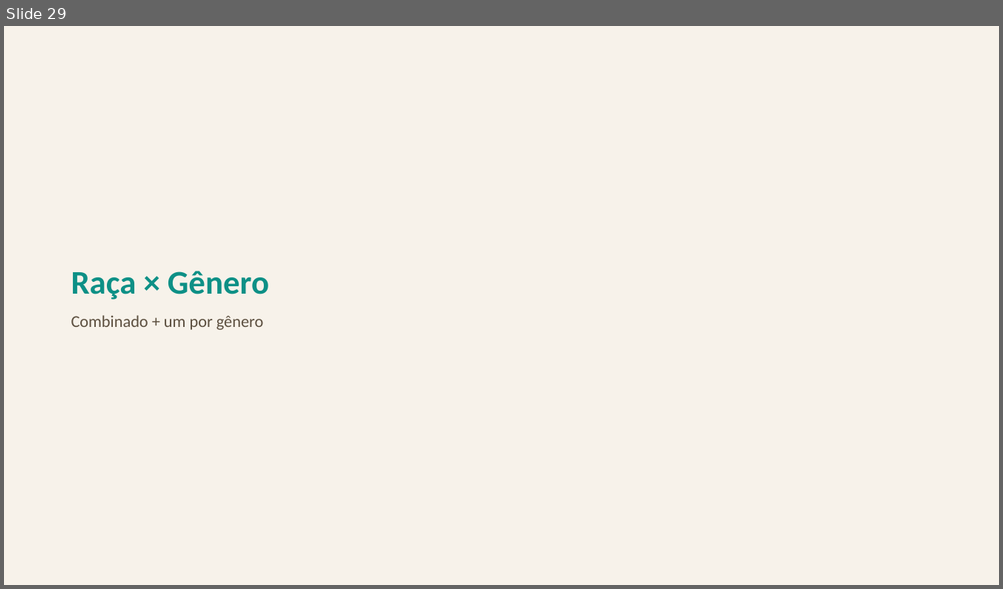
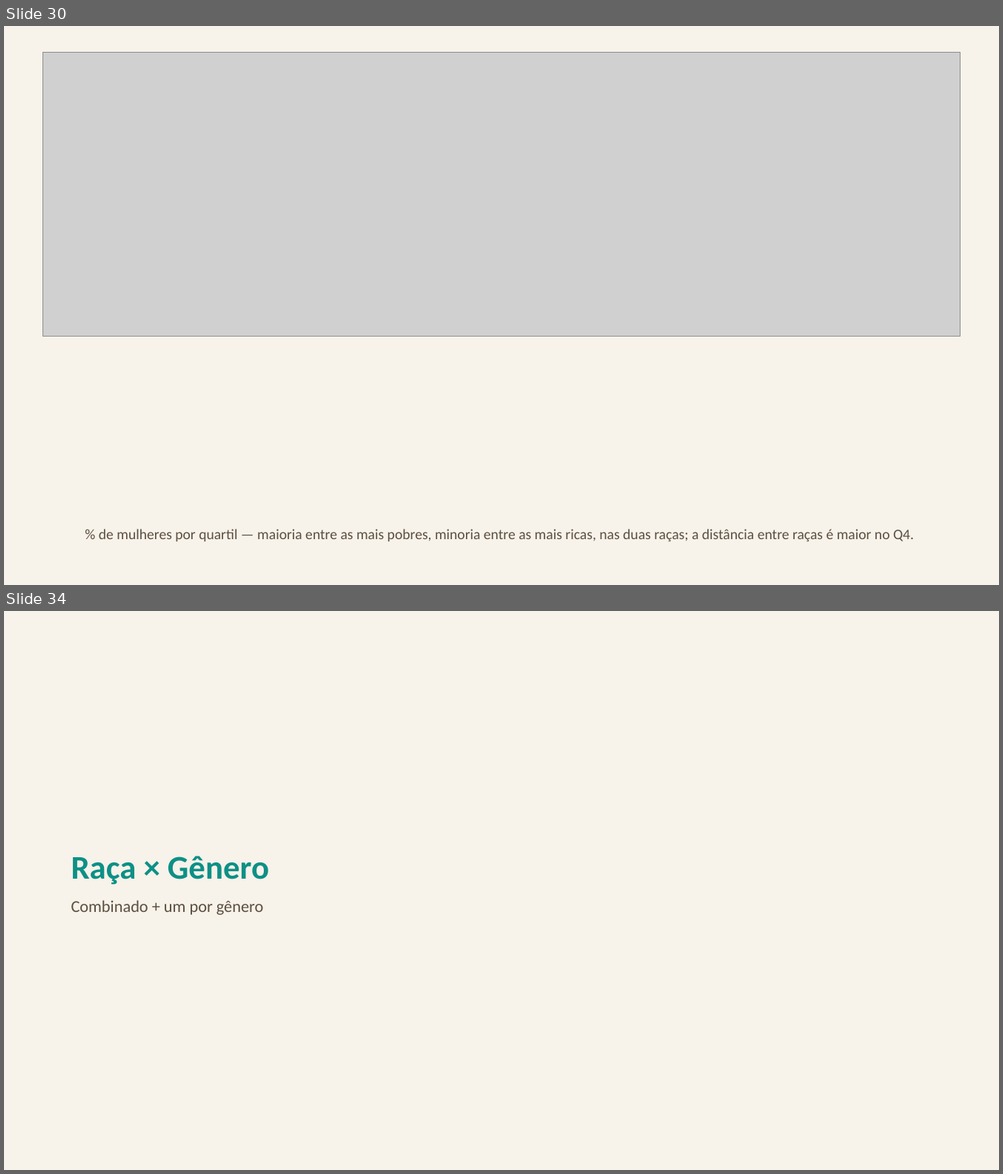
Before and after one commit to FelipeSantanaJ/Hub-Racial-Brasil, a slide deck: docs/Datahub_Racial_Brasil_Fase1.pptx. Shown one above the other, each under a label of ours: slide 29 before the commit, slides 30 and 34 after it; the slides between them are not shown. The pictures are 1003x589 and 1003x1174 pixels, drawn with LibreOffice and Linux fonts; fonts in the diff are those of the drawing; grey boxes stand for pictures. Boxes give left, top, right and bottom in pixels: in the first picture for what was removed or moved away, otherwise in the second. Text is boxed around its words. In the diff, an @@ line names an element or a change of style, - is before the commit and + after.

Commit message:
Adiciona decomposição dos 4 quartis de renda por raça (corrige escopo)
O pedido original era uma decomposição histórica dos 4 quartis da
população, usando o topo 10% só como exemplo — a entrega anterior cobriu
só o exemplo (P90), não o pedido completo. gerar_perfil_quartis_racial
generaliza gerar_perfil_topo10_racial pros 4 quartis (P25/P50/P75
calculados DENTRO de cada raça), com as mesmas 4 dimensões de composição
(gênero, faixa etária, geração, escolaridade) e a mesma ressalva de
heaping de renda já documentada. O topo 10% continua publicado à parte
como recorte complementar mais estreito.

Achado mais forte: o hiato educacional entre Negra e Branca cresce
conforme sobe o quartil de renda — de ~6 p.p. no quartil mais pobre pra
~32 p.p. no mais rico — confirmando com o painel completo o padrão já
visto isoladamente no topo 10%.

63 gráficos (era 59), apresentação com 82 slides (era 77), 20 datasets
(era 19).

```diff
--- a/docs/Datahub_Racial_Brasil_Fase1.pptx
+++ b/docs/Datahub_Racial_Brasil_Fase1.pptx
@@ slide 30 added at [4,26,999,585], background #F7F2EA @@
@@ picture added at [42,52,961,336] @@
@@ text added at [99,529,913,543], 14 pt, text #5C4F3F @@
+% de mulheres por quartil — maioria entre as mais pobres, minoria entre as mais ricas, nas duas raças; a distância entre raças é maior no Q4.
@@ what was slide 29 is now slide 34 @@
```
Also in this commit, not shown: 4 other slides added, 12 other files.
